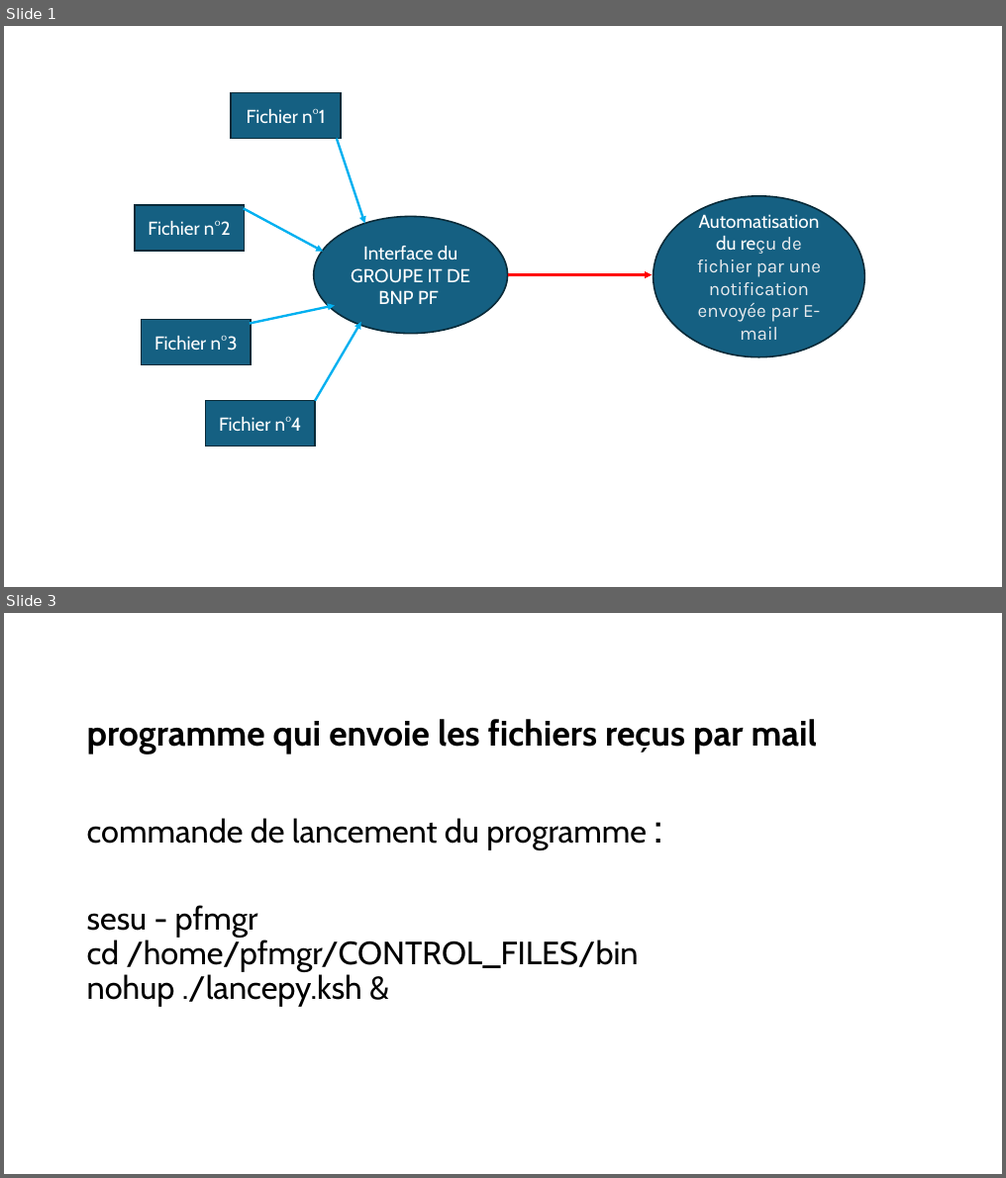
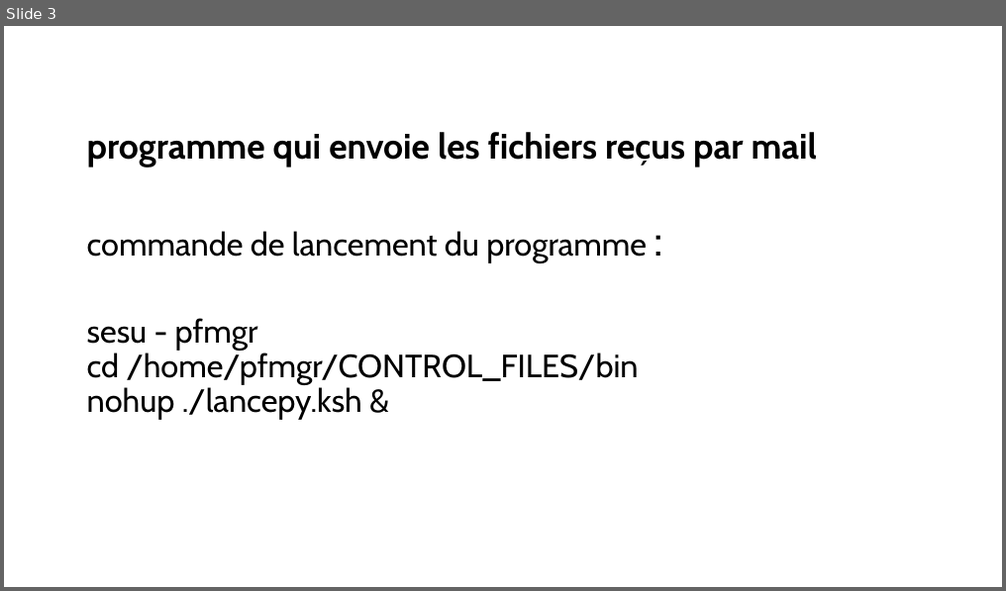
Before and after one commit to Shadix95/PortfolioLucas, a slide deck: stage2/automatisation.pptx. Shown one above the other, each under a label of ours: slides 1 and 3 before the commit, slide 3 after it; the slides between them are not shown. The pictures are 1006x1178 and 1006x591 pixels, drawn with LibreOffice and Linux fonts; fonts in the diff are those of the drawing. Boxes give left, top, right and bottom in pixels: in the first picture for what was removed or moved away, otherwise in the second. Text is boxed around its words. In the diff, an @@ line names an element or a change of style, - is before the commit and + after.

```diff
--- a/stage2/automatisation.pptx
+++ b/stage2/automatisation.pptx
@@ slide 1 removed at <box>4,26,1002,587</box>, background #FFFFFF @@
@@ rectangle removed at <box>231,92,341,138</box> @@
-Fichier n°1
@@ arrow removed from (337, 138) to (364, 224) @@
@@ ellipse removed at <box>653,196,865,357</box> @@
-Automatisation du reçu de fichier par une notification envoyée par E-mail
@@ rectangle removed at <box>135,205,244,252</box> @@
-Fichier n°2
@@ arrow removed from (244, 209) to (323, 252) @@
@@ ellipse removed at <box>314,217,508,334</box> @@
-Interface du GROUPE IT DE BNP PF
@@ arrow removed from (508, 275) to (651, 275) @@
@@ rectangle removed at <box>141,319,251,366</box> @@
-Fichier n°3
@@ arrow removed from (250, 324) to (335, 305) @@
@@ arrow removed from (315, 401) to (361, 322) @@
@@ rectangle removed at <box>205,401,315,447</box> @@
-Fichier n°4
```
Also in this commit, not shown: 1 slide changed, 1 slide added, 7 other files.
